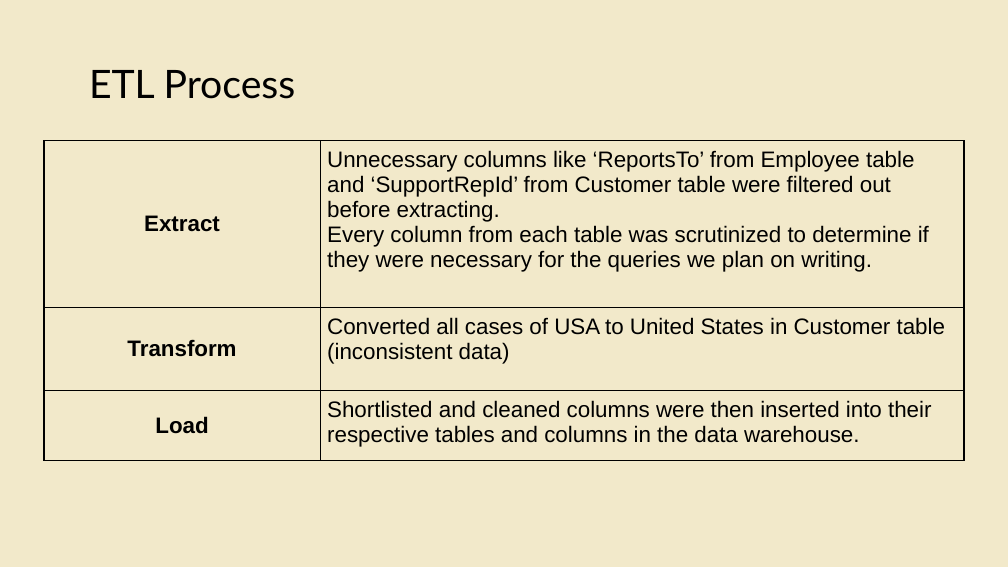
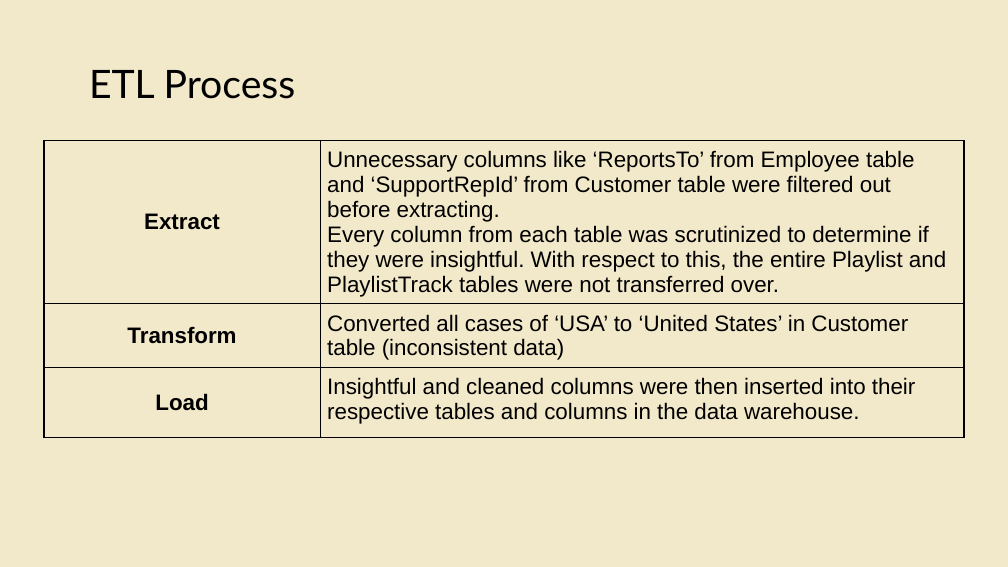
Before and after one commit to ethanolx/Rolling-Music-sql, a slide deck: slide 4 of group/doc/presentation.pptx. Drawn at 1008x567 pixels with LibreOffice and Linux fonts; fonts in the diff are those of the drawing. Boxes give left, top, right and bottom in pixels: in the first picture for what was removed or moved away, otherwise in the second. Text is boxed around its words. In the diff, an @@ line names an element or a change of style, - is before the commit and + after.

```diff
--- a/group/doc/presentation.pptx
+++ b/group/doc/presentation.pptx
@@ table at [44,140,965,453] @@
-row 1, column 2: Unnecessary columns like ‘ReportsTo’ from Employee table and ‘SupportRepId’ from Customer table were filtered out before extracting. / Every column from each table was scrutinized to determine if they were necessary for the queries we plan on writing.
+row 1, column 2: Unnecessary columns like ‘ReportsTo’ from Employee table and ‘SupportRepId’ from Customer table were filtered out before extracting. / Every column from each table was scrutinized to determine if they were insightful. With respect to this, the entire Playlist and PlaylistTrack tables were not transferred over.
-row 2, column 2: Converted all cases of USA to United States in Customer table (inconsistent data)
+row 2, column 2: Converted all cases of ‘USA’ to ‘United States’ in Customer table (inconsistent data)
-row 3, column 2: Shortlisted and cleaned columns were then inserted into their respective tables and columns in the data warehouse.
+row 3, column 2: Insightful and cleaned columns were then inserted into their respective tables and columns in the data warehouse.
```
Also in this commit, not shown: 7 other slides changed, 2 slides added, 11 other files.
